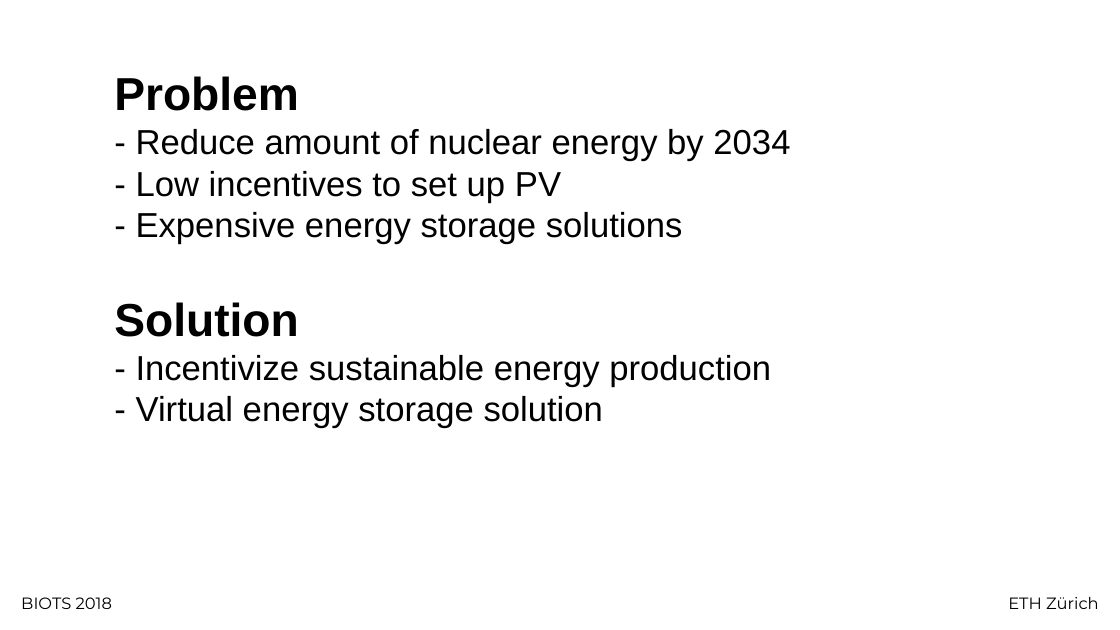
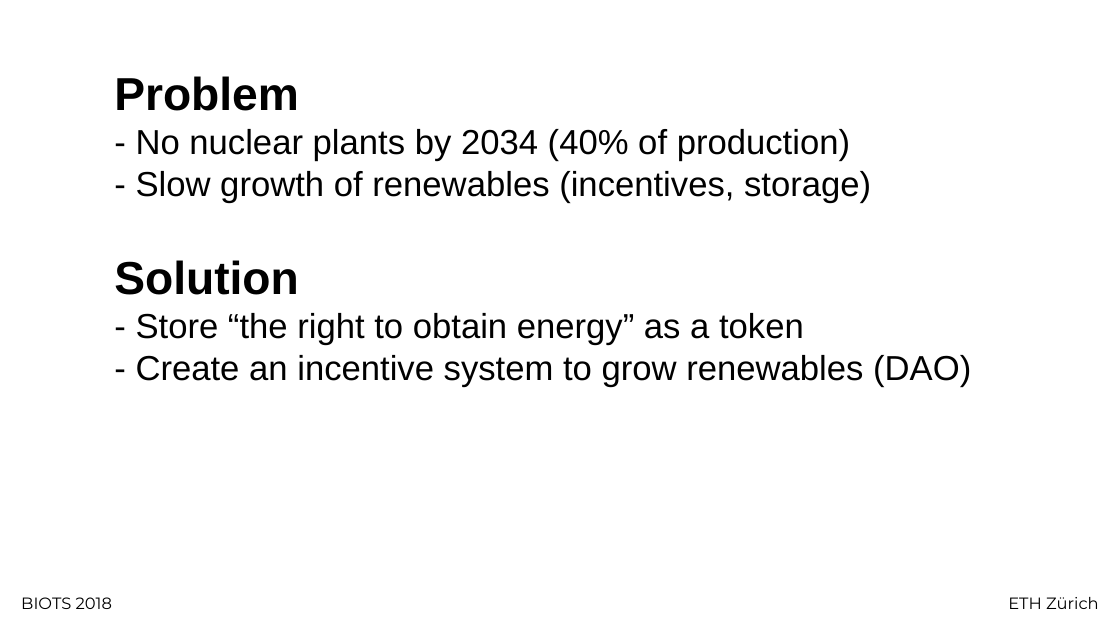
Before and after one commit to StefanOnGit/EnergyOnline, a slide deck: slide 2 of BIOTS Project Slides Template.pptx. Drawn at 1120x630 pixels with LibreOffice and Linux fonts; fonts in the diff are those of the drawing; background and template pictures are left out. Boxes give left, top, right and bottom in pixels: in the first picture for what was removed or moved away, otherwise in the second. Text is boxed around its words. In the diff, an @@ line names an element or a change of style, - is before the commit and + after.

```diff
--- a/BIOTS Project Slides Template.pptx
+++ b/BIOTS Project Slides Template.pptx
@@ title at <box>114,76,971,387</box>: text changed @@
-Problem
-- Reduce amount of nuclear energy by 2034
-- Low incentives to set up PV
-- Expensive energy storage solutions
-Solution
-- Incentivize sustainable energy production
-- Virtual energy storage solution
+Problem
+- No nuclear plants by 2034 (40% of production)
+- Slow growth of renewables (incentives, storage)
+Solution
+- Store “the right to obtain energy” as a token
+- Create an incentive system to grow renewables (DAO)
```
Also in this commit, not shown: 2 other slides changed, 1 slide added, 1 slide removed.
